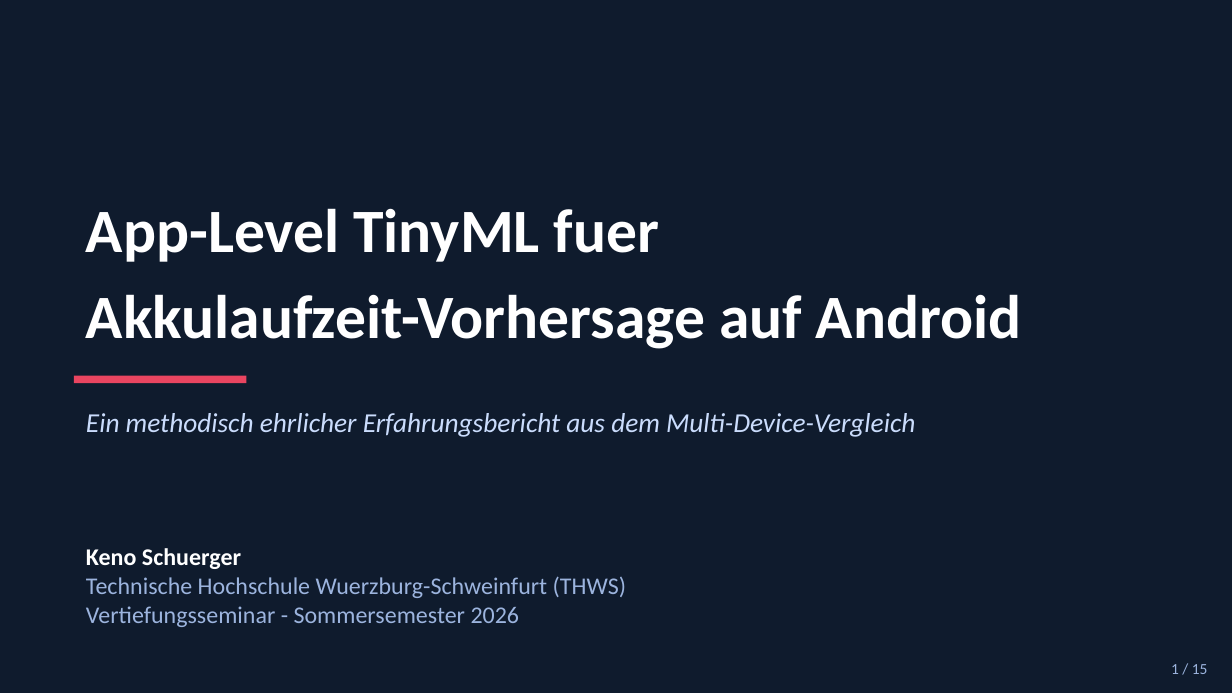
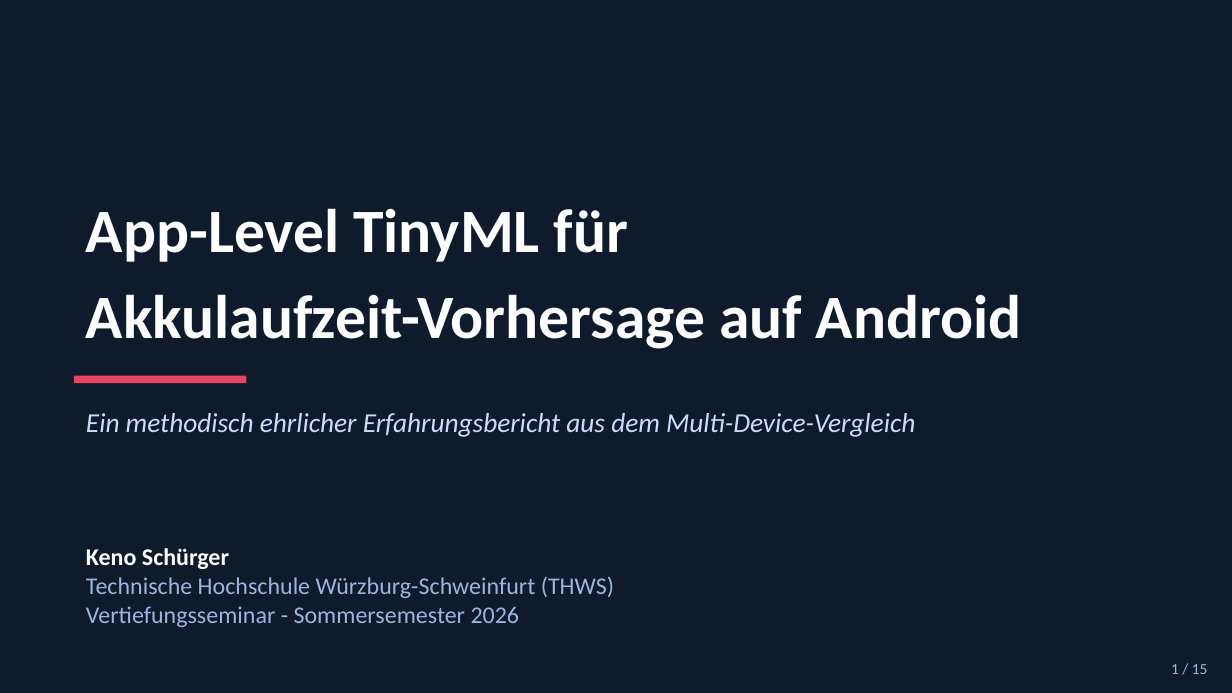
Before and after one commit to Keno-fsdf/HandyUsageRepo, a slide deck: slide 1 of paper/Paper_Verteidigung.pptx. Drawn at 1232x693 pixels with LibreOffice and Linux fonts; fonts in the diff are those of the drawing. Boxes give left, top, right and bottom in pixels: in the first picture for what was removed or moved away, otherwise in the second. Text is boxed around its words. In the diff, an @@ line names an element or a change of style, - is before the commit and + after.

```diff
--- a/paper/Paper_Verteidigung.pptx
+++ b/paper/Paper_Verteidigung.pptx
@@ text at [86,208,628,262]: text changed @@
-App-Level TinyML fuer
+App-Level TinyML für
@@ text at [86,548,614,598]: text changed @@
-Keno Schuerger
-Technische Hochschule Wuerzburg-Schweinfurt (THWS)
+Keno Schürger
+Technische Hochschule Würzburg-Schweinfurt (THWS)
```
Also in this commit, not shown: 14 other slides changed, 1 other file.
